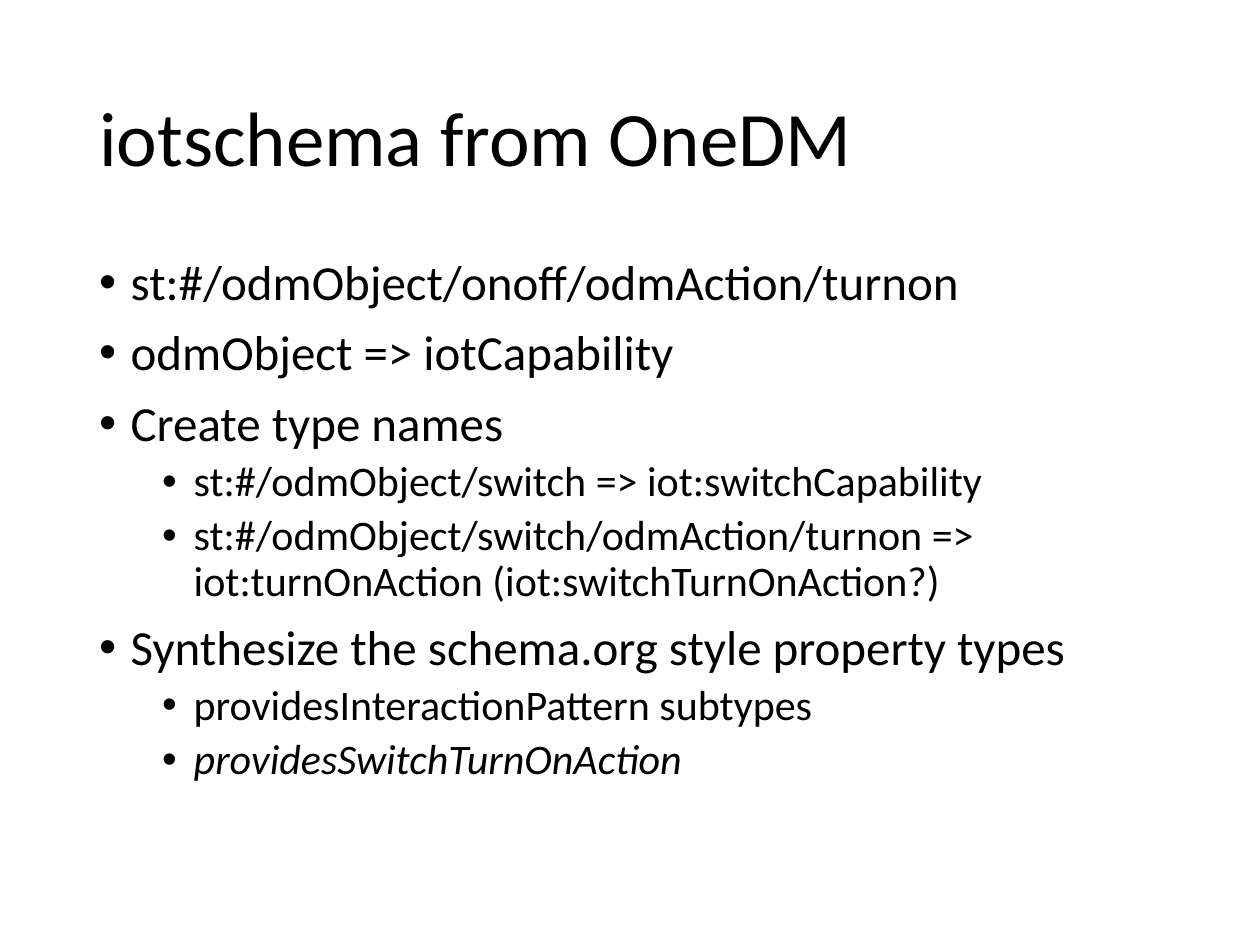
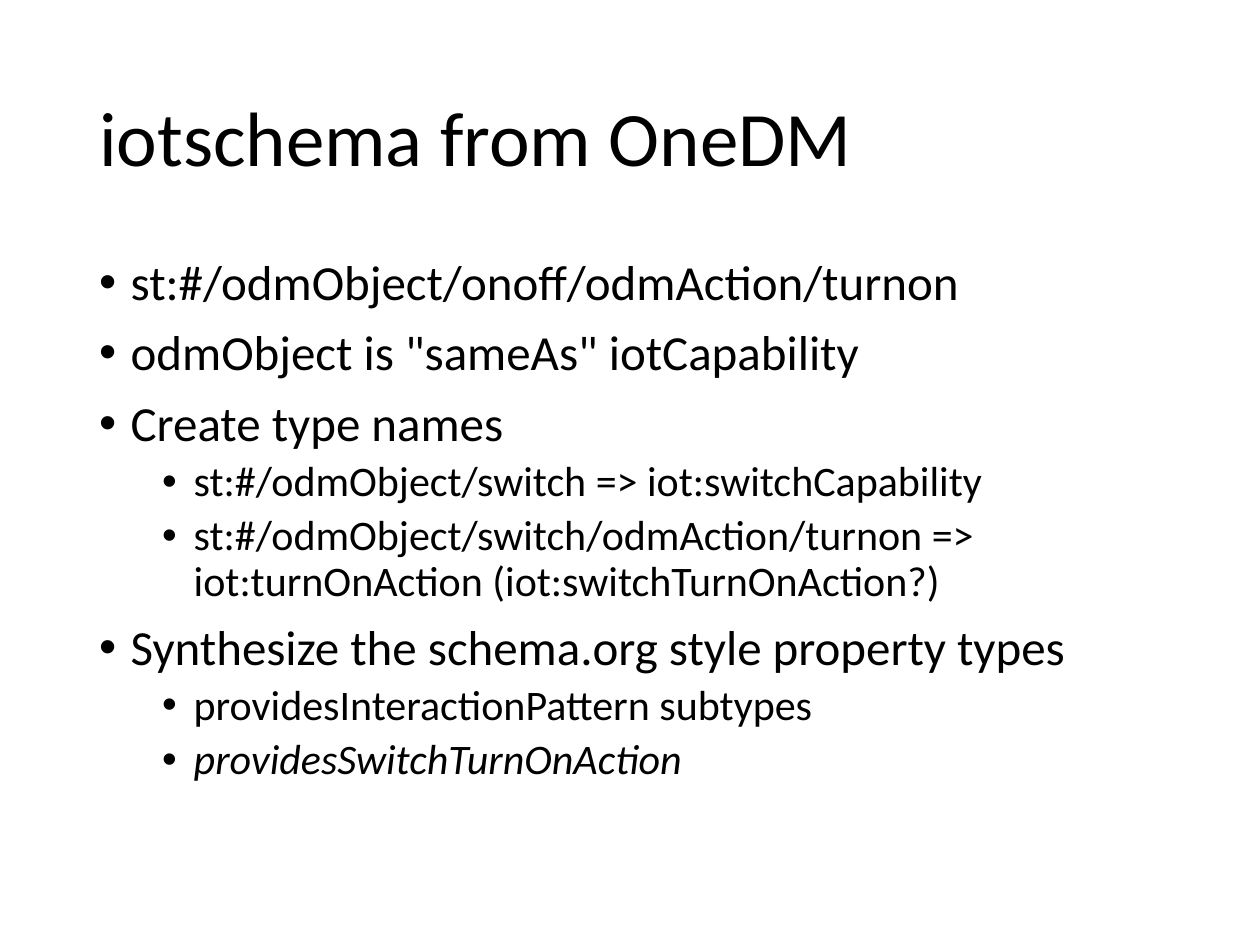
Before and after one commit to iot-schema-collab/teleconferences, a slide deck: slide 12 of iotschema-20200521.pptx. Drawn at 1260x945 pixels with LibreOffice and Linux fonts; fonts in the diff are those of the drawing. Boxes give left, top, right and bottom in pixels: in the first picture for what was removed or moved away, otherwise in the second. Text is boxed around its words. In the diff, an @@ line names an element or a change of style, - is before the commit and + after.

```diff
--- a/iotschema-20200521.pptx
+++ b/iotschema-20200521.pptx
@@ text at box(131, 336, 859, 379): text changed @@
-• odmObject => iotCapability
+• odmObject is "sameAs" iotCapability
```
Also in this commit, not shown: 5 other slides changed.
